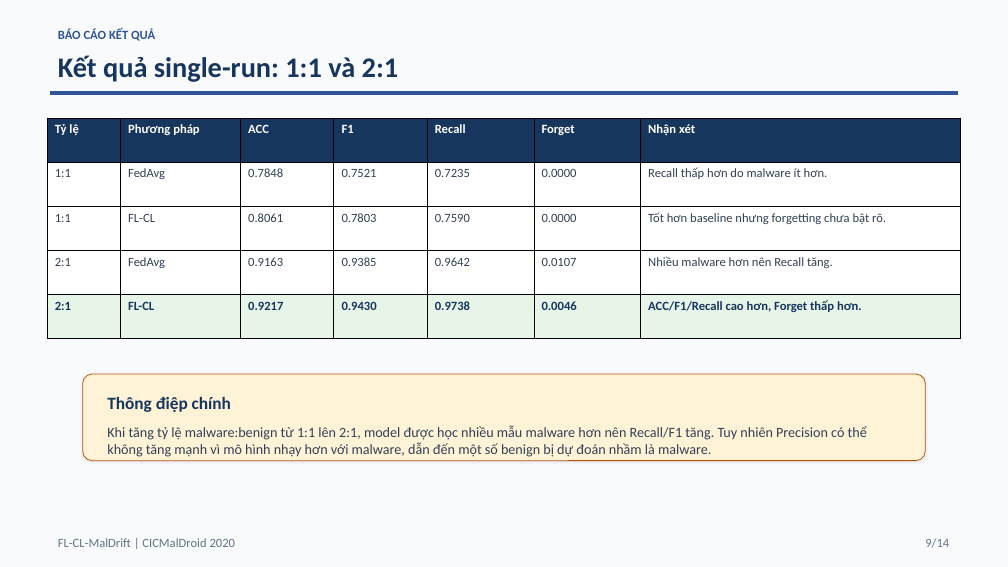
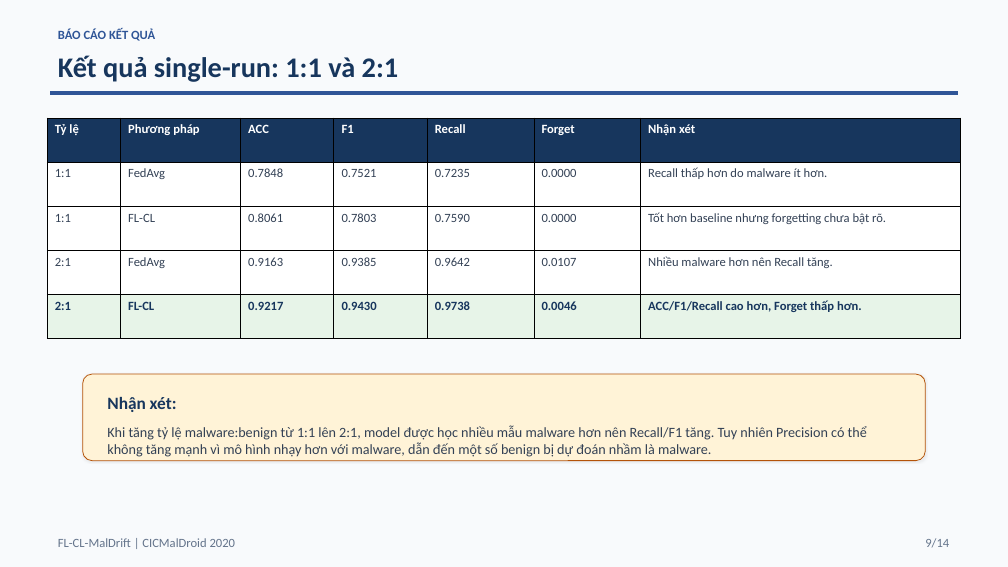
Before and after one commit to hlphuong/fl-cl-maldrift-v2, a slide deck: slide 9 of BAO_CAO_KET_QUA_FL_CL_MalDrift.pptx. Drawn at 1008x567 pixels with LibreOffice and Linux fonts; fonts in the diff are those of the drawing. Boxes give left, top, right and bottom in pixels: in the first picture for what was removed or moved away, otherwise in the second. Text is boxed around its words. In the diff, an @@ line names an element or a change of style, - is before the commit and + after.

```diff
--- a/BAO_CAO_KET_QUA_FL_CL_MalDrift.pptx
+++ b/BAO_CAO_KET_QUA_FL_CL_MalDrift.pptx
@@ text at <box>107,397,177,412</box>: text changed @@
-Thông điệp chính
+Nhận xét:
```
Also in this commit, not shown: 7 other slides changed, 1 slide added, 1 slide removed, 1 other file.
